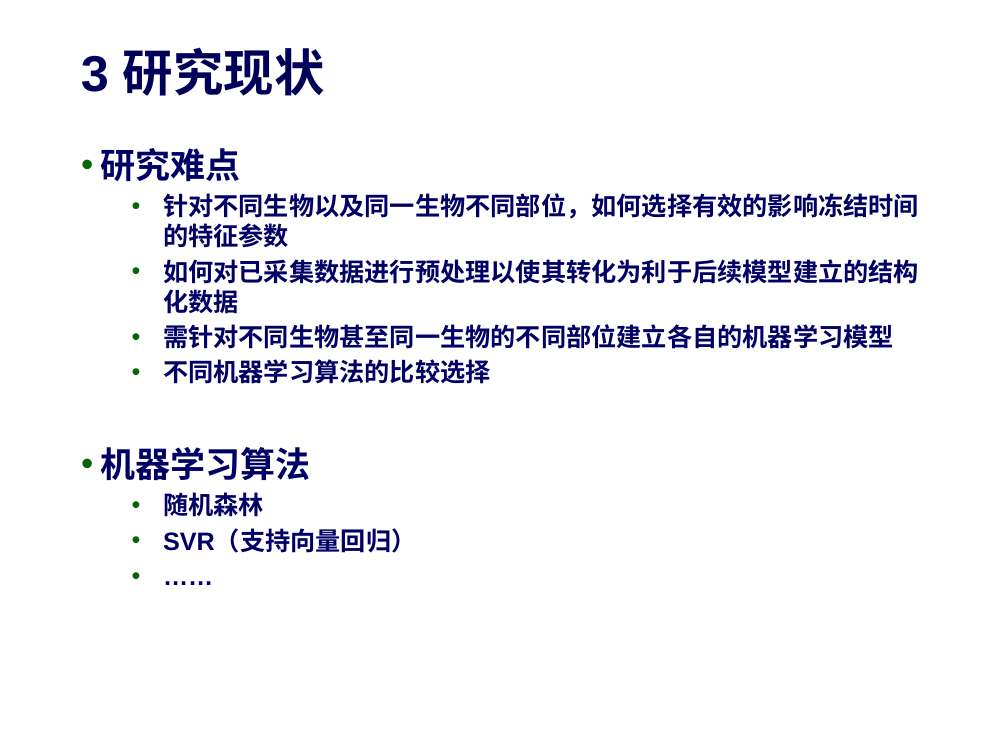
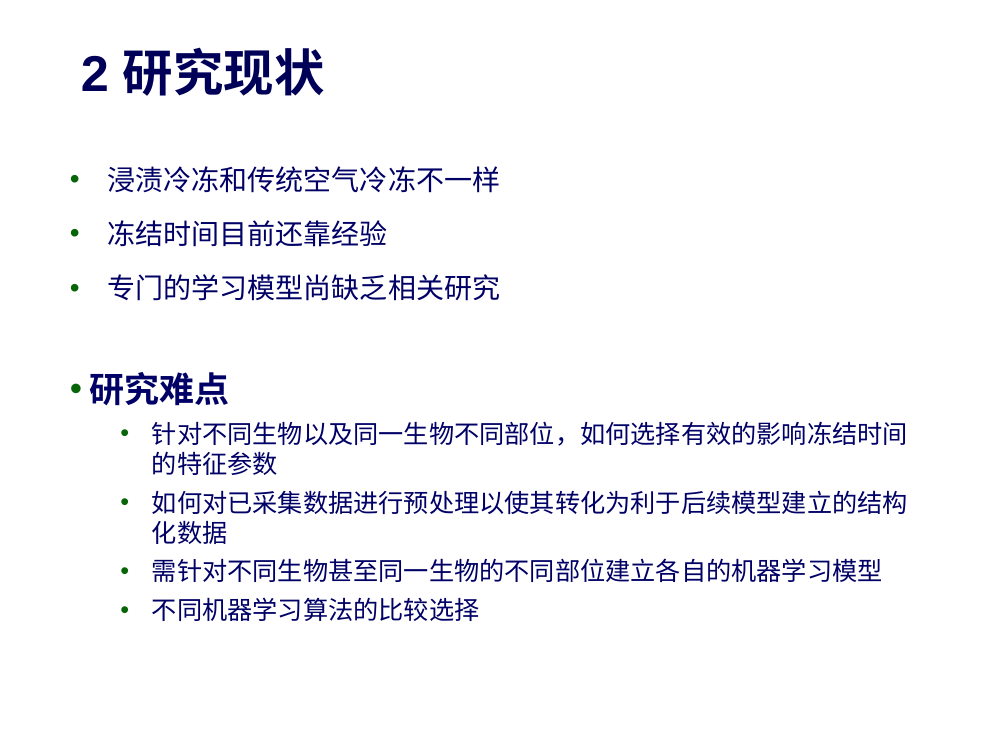
Before and after one commit to zhou-xingxing/graduate_work, a slide deck: slide 4 of 开题答辩-许茂泽.pptx (slide 6 before the commit). Drawn at 1008x756 pixels with LibreOffice and Linux fonts; fonts in the diff are those of the drawing; background and template pictures are left out. Boxes give left, top, right and bottom in pixels: in the first picture for what was removed or moved away, otherwise in the second. Text is boxed around its words. In the diff, an @@ line names an element or a change of style, - is before the commit and + after.

```diff
--- a/开题答辩-许茂泽.pptx
+++ b/开题答辩-许茂泽.pptx
@@ title at (81, 47, 325, 96): text changed @@
-3 研究现状
+2 研究现状
@@ text added at (108, 166, 501, 301), 20 pt, text #000066 @@
+• 浸渍冷冻和传统空气冷冻不一样
+• 冻结时间目前还靠经验
+• 专门的学习模型尚缺乏相关研究
@@ text "研究难点": place and size @@
-text "研究难点" at (101, 148, 919, 553)
+text "研究难点" at (90, 372, 908, 621)
@@ text at (101, 447, 416, 553): paragraphs removed @@
-• 机器学习算法
-  • 随机森林
-  • SVR（支持向量回归）
-  • ……
@@ text at (152, 421, 908, 621): bold off; line spacing 1 to 21.6pt; more space between paragraphs @@
```
Also in this commit, not shown: 6 other slides changed, 3 slides added, 1 slide removed, 1 other file.
